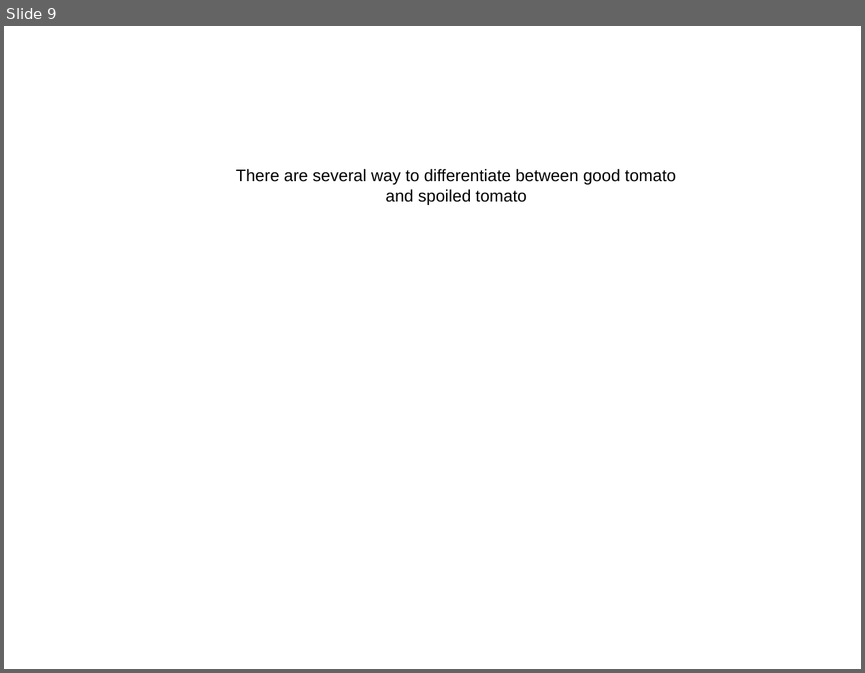
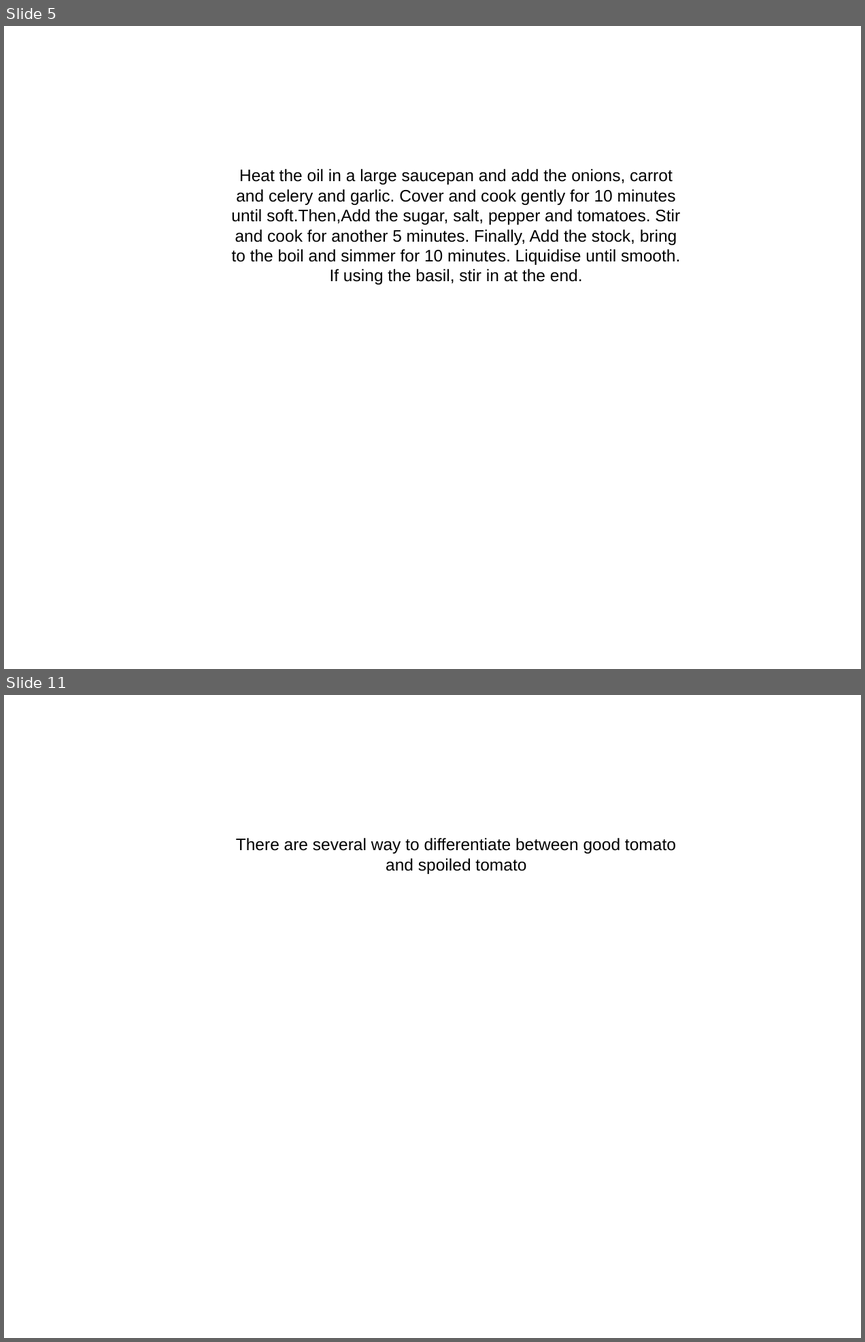
Before and after one commit to PikKACHUU/AutoGenerateArgumentation, a slide deck: slideshow.pptx. Shown one above the other, each under a label of ours: slide 9 before the commit, slides 5 and 11 after it; the slides between them are not shown. The pictures are 865x673 and 865x1342 pixels, drawn with LibreOffice and Linux fonts; fonts in the diff are those of the drawing. Boxes give left, top, right and bottom in pixels: in the first picture for what was removed or moved away, otherwise in the second. Text is boxed around its words. In the diff, an @@ line names an element or a change of style, - is before the commit and + after.

```diff
--- a/slideshow.pptx
+++ b/slideshow.pptx
@@ slide 5 added at (4, 26, 861, 669), background #FFFFFF @@
@@ text added at (231, 169, 680, 284), 14 pt, text #000000 @@
+Heat the oil in a large saucepan and add the onions, carrot and celery and garlic. Cover and cook gently for 10 minutes until soft.Then,Add the sugar, salt, pepper and tomatoes. Stir and cook for another 5 minutes. Finally, Add the stock, bring to the boil and simmer for 10 minutes. Liquidise until smooth. If using the basil, stir in at the end.
@@ what was slide 9 is now slide 11 @@
```
Also in this commit, not shown: 1 slide changed, 7 other slides added, 6 slides removed, 7 other files.
